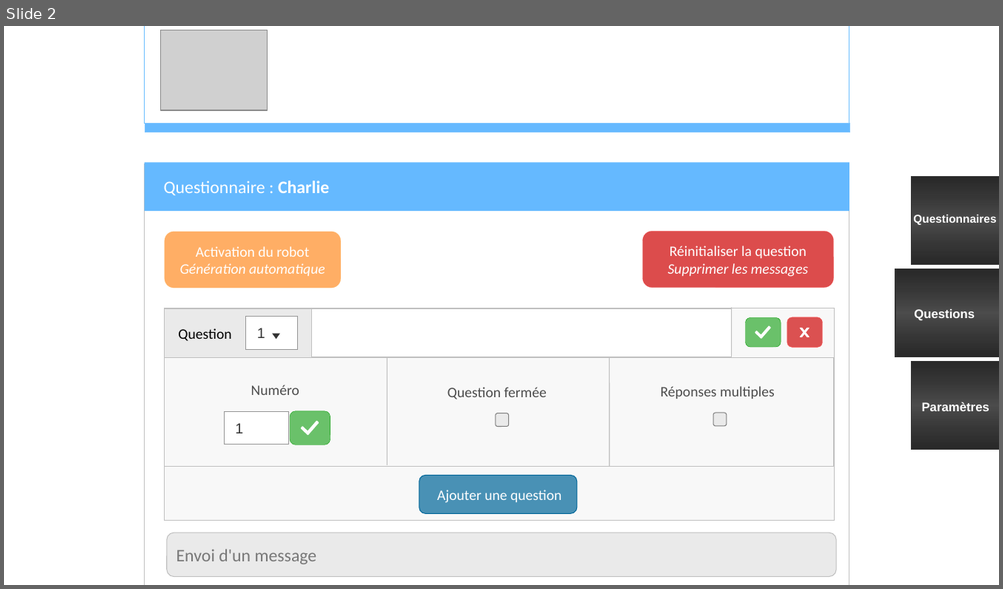
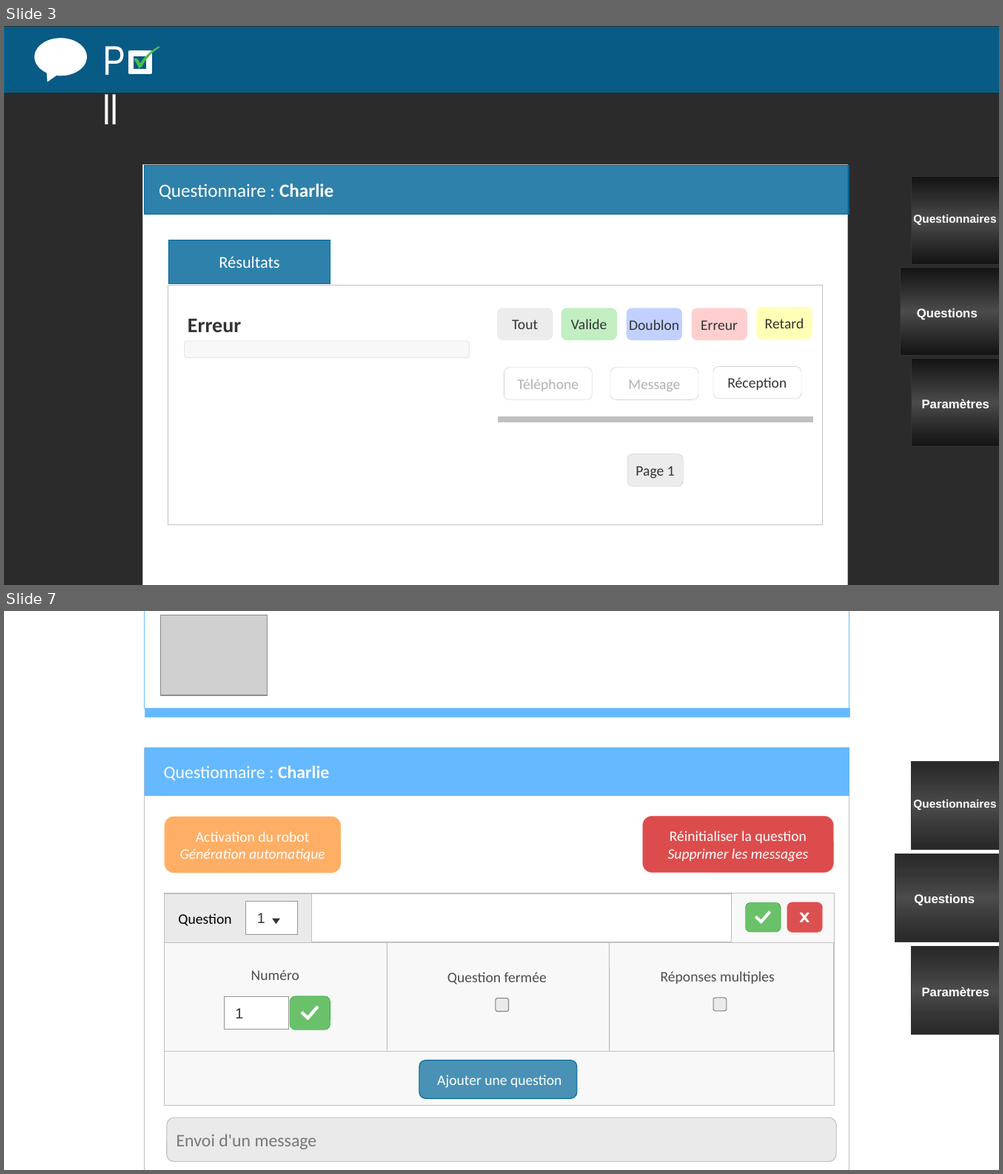
Before and after one commit to Airenn/Poll-Web, a slide deck: Poll-Web-master/maquette/maquette_page_questions.ppt. Shown one above the other, each under a label of ours: slide 2 before the commit, slides 3 and 7 after it; the slides between them are not shown. The pictures are 1003x589 and 1003x1174 pixels, drawn with LibreOffice and Linux fonts; fonts in the diff are those of the drawing; grey boxes stand for pictures; background and template pictures are left out; a plain dark background stands for a picture behind light text. Boxes give left, top, right and bottom in pixels: in the first picture for what was removed or moved away, otherwise in the second. Text is boxed around its words. In the diff, an @@ line names an element or a change of style, - is before the commit and + after.

```diff
--- a/Poll-Web-master/maquette/maquette_page_questions.ppt
+++ b/Poll-Web-master/maquette/maquette_page_questions.ppt
@@ slide 3 added at bbox=[4, 26, 999, 585], background picture (left out) @@
@@ rectangle added at bbox=[4, 27, 999, 93], fill #006699 at 82% opacity, outline #006699 0.74 pt @@
@@ speech bubble added at bbox=[34, 39, 86, 76], fill #FFFFFF, outline #FFFFFF 0.74 pt @@
@@ text added at bbox=[102, 46, 125, 124], 40 pt, text #FFFFFF @@
+P ll
@@ freeform shape added at bbox=[133, 46, 159, 67], fill #33CC33, outline #969696 0.26 pt @@
@@ freeform shape added at bbox=[129, 52, 150, 73], fill #FFFFFF, outline #FFFFFF 3 pt @@
@@ rectangle added at bbox=[142, 164, 847, 585], fill #FFFFFF, outline #C0C0C0 0.74 pt @@
@@ rectangle added at bbox=[144, 165, 848, 215], fill #006699 at 82% opacity, outline #006699 0.74 pt @@
@@ rectangle added at bbox=[910, 177, 999, 264], fill gradient #111111 to #4D4D4D, outline #333333 0.74 pt @@
@@ text added at bbox=[159, 184, 333, 200], 18 pt, text #FFFFFF @@
+Questionnaire : Charlie
@@ text added at bbox=[913, 215, 996, 225], 11 pt, text #FFFFFF, bold @@
+Questionnaires
@@ rectangle added at bbox=[899, 267, 999, 355], fill gradient #111111 to #4D4D4D, outline #333333 0.74 pt @@
@@ text added at bbox=[916, 309, 977, 320], 12 pt, text #FFFFFF, bold @@
+Questions
@@ rectangle added at bbox=[910, 358, 999, 446], fill gradient #111111 to #4D4D4D, outline #333333 0.74 pt @@
@@ text added at bbox=[922, 399, 989, 409], 12 pt, text #FFFFFF, bold @@
+Paramètres
@@ group added at bbox=[168, 240, 822, 525]: 10 rounded rectangles, 3 rectangles, 1 text @@
+Tout
+Résultats
+Erreur
+Valide
+Doublon
+Erreur
+Retard
+Téléphone
+Message
+Réception
+Page 1
@@ what was slide 2 is now slide 7 @@
```
Also in this commit, not shown: 2 slides changed, 4 other slides added, 2 other files.
